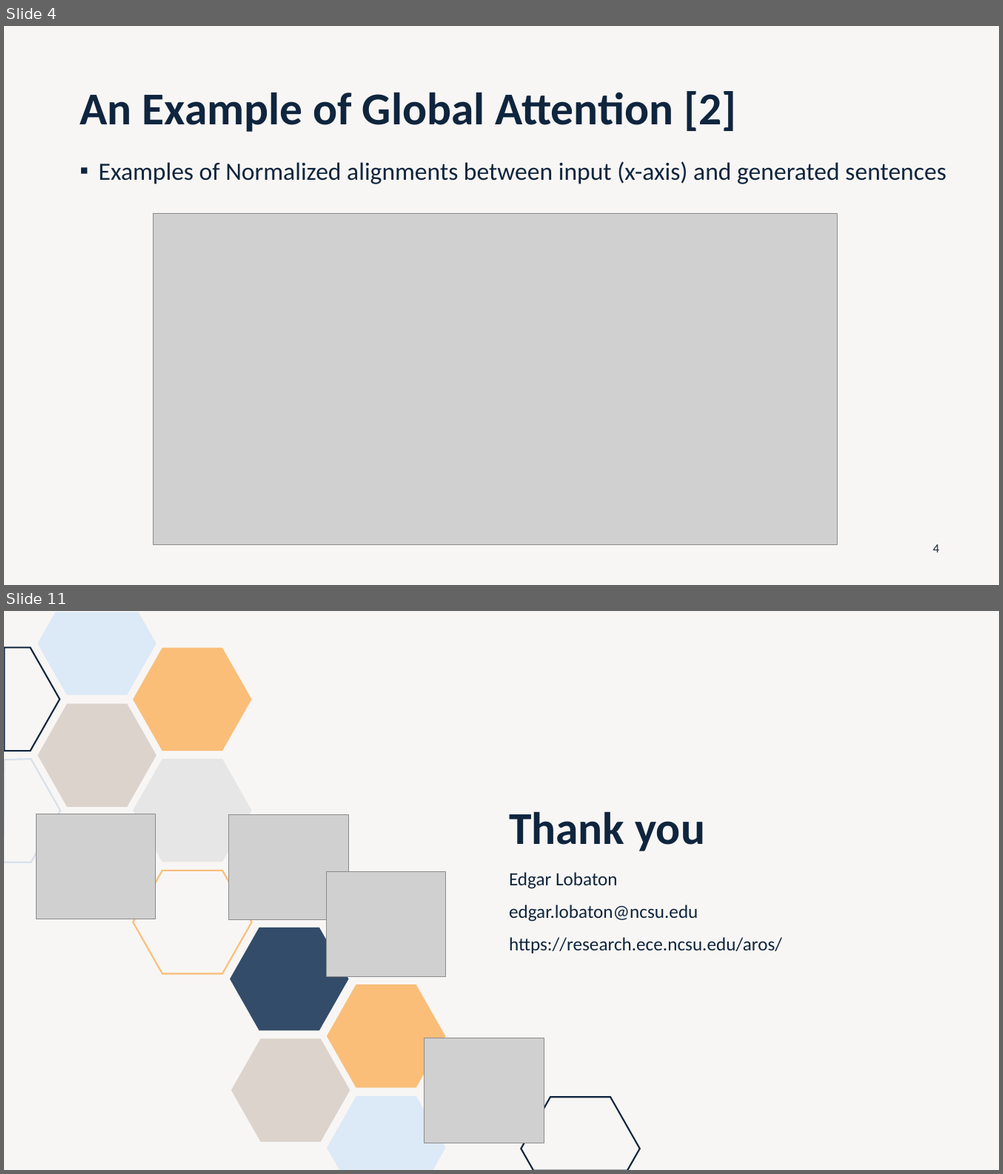
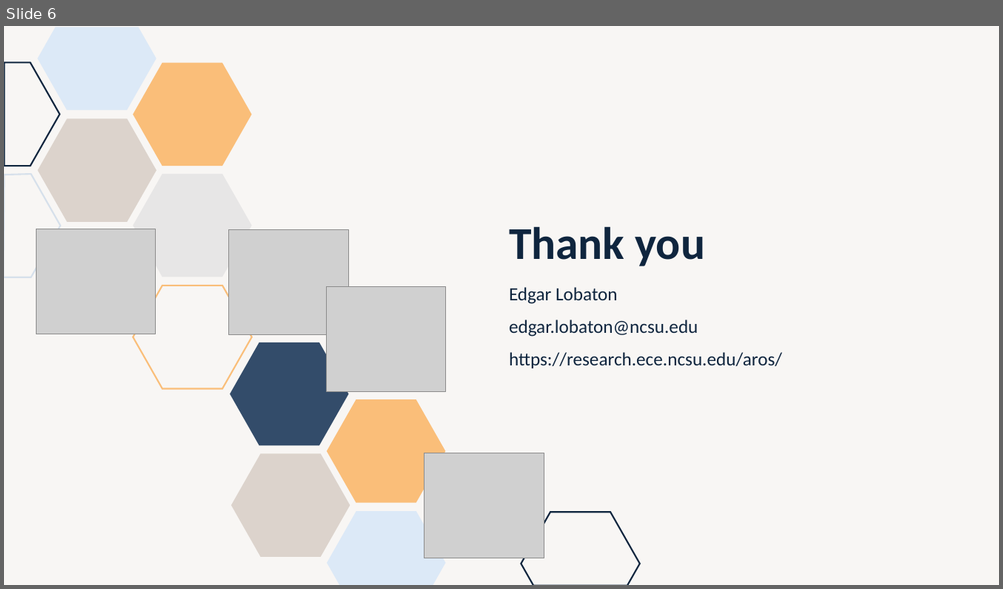
Before and after one commit to lobaton/Deep-Learning-with-Python, a slide deck: Slides/09 - Diffusion Models.pptx. Shown one above the other, each under a label of ours: slides 4 and 11 before the commit, slide 6 after it; the slides between them are not shown. The pictures are 1003x1174 and 1003x589 pixels, drawn with LibreOffice and Linux fonts; fonts in the diff are those of the drawing; grey boxes stand for pictures. Boxes give left, top, right and bottom in pixels: in the first picture for what was removed or moved away, otherwise in the second. Text is boxed around its words. In the diff, an @@ line names an element or a change of style, - is before the commit and + after.

```diff
--- a/Slides/09 - Diffusion Models.pptx
+++ b/Slides/09 - Diffusion Models.pptx
@@ slide 4 removed at <box>4,26,999,585</box>, background #DCD3CC at 20% opacity @@
@@ title removed at <box>79,91,736,132</box> @@
-An Example of Global Attention [2]
@@ text removed at <box>99,161,945,184</box> @@
-▪ Examples of Normalized alignments between input (x-axis) and generated sentences
@@ picture removed at <box>153,214,837,545</box> @@
@@ page number removed at <box>933,545,939,553</box> @@
-4
@@ what was slide 11 is now slide 6 @@
```
Also in this commit, not shown: 1 slide changed, 4 slides added, 8 other slides removed.
